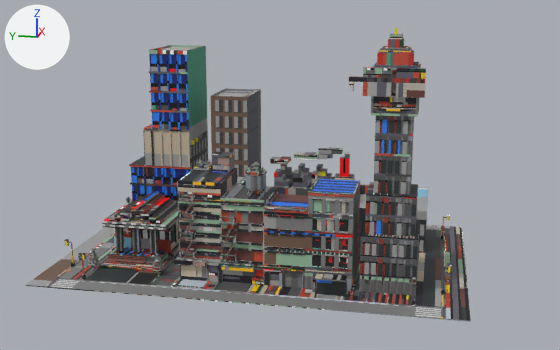
Before and after pictures for a commit that changed the glTF model public/world/Block_TNS.glb.
Both versions are drawn from a 50 mm lens placed at (-4.21, -3.35, 2.68), pointed at (3.13, -1.88, 0.85). The axes (+X, +Y, +Z) are drawn at upper left. The lights are the same throughout. Where no turn or scale is listed for an object, it has been applied to the vertices. Vertices at the same position are counted once.

Names of what the first picture shows: 'Block_TNS'.
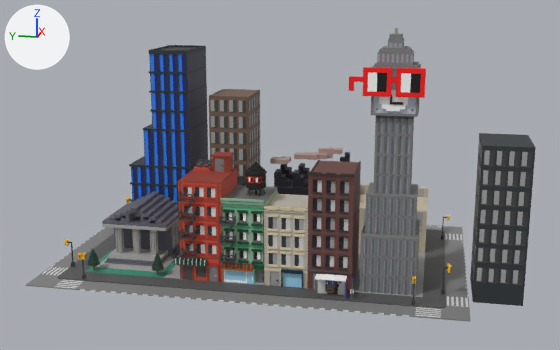
What differs and where, as boxes [x1, y1, x2, y2] in the pictures (560 x 350 px; the box of a moved part takes in the faces that stretch with it):
'Block_TNS', reshaped (15% wider)
    before: [25, 28, 471, 322]
    after: [25, 28, 536, 322]
part 1 of me_mesh, added
    after: [470, 133, 536, 306]
part 2 of me_mesh, moved or reshaped
    before: [152, 46, 360, 287]
    after: [152, 89, 361, 287]
part 3 of me_mesh, surface changed
    both: [25, 28, 471, 322]

The change, as a list of edits to the scene's bpy script:
```text
Change me_mesh:
    used by ob_block_tns; location = (0.0, 0.0, 0.0)
    remove me_mesh.from_pydata(...)  # 11804 vertices, 17534 faces; spans x 1.92..4.52, y -3.73..0.27, z -0.02..2.32
    add me_mesh.from_pydata(...)  # 11878 vertices, 17620 faces; spans x 1.92..4.52, y -4.18..0.27, z -0.02..2.32
    me_mesh part 1: a new loose piece, a box spanning x 2.29..2.85, y -4.18..-3.76, z 0.0..1.39, in mat_block_tns_material1 (picture img_block_tns)
    me_mesh part 2: 109 vertices moved from x 2.12..2.92, y -2.7..-0.93, z 0.0..0.91 to x 2.12..2.92, y -2.7..-1.05, z 0.0..1.08; 185 vertices removed from x 2.12..4.32, y -2.7..-0.86, z -0.01..1.56; 251 vertices added at x 2.31..4.32, y -2.7..-1.05, z -0.01..1.56
    me_mesh part 3: 17042 kept faces spanning x 1.92..4.52, y -3.73..0.27, z -0.02..2.32 get new texture (UV) coordinates
```
